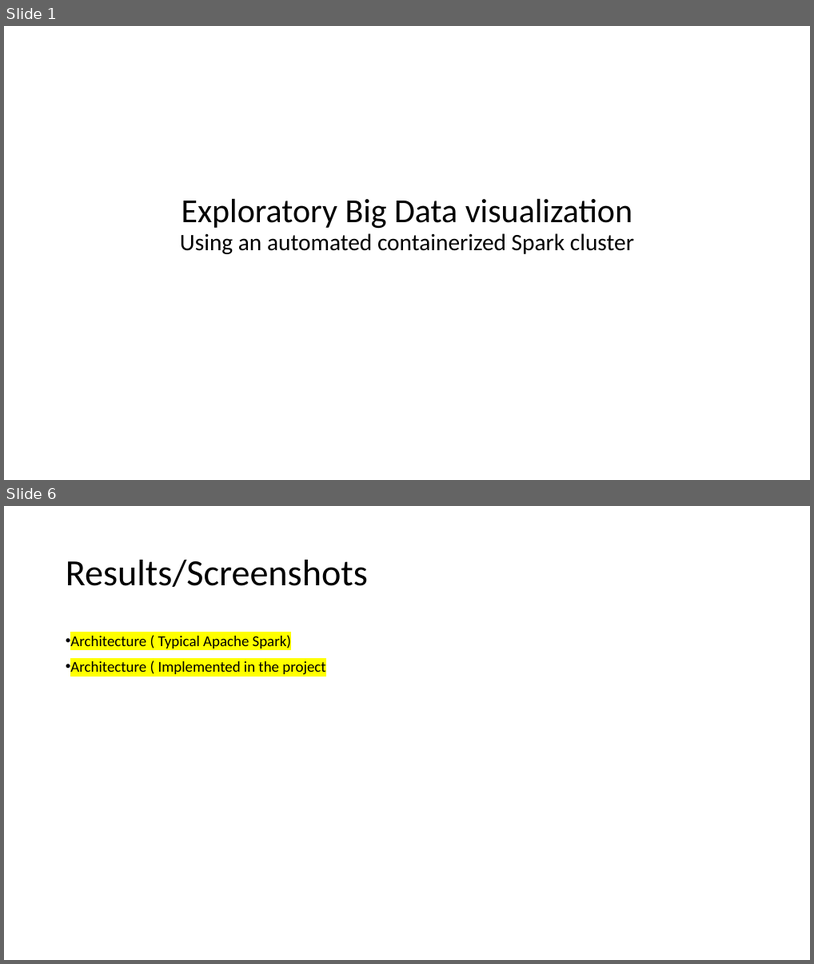
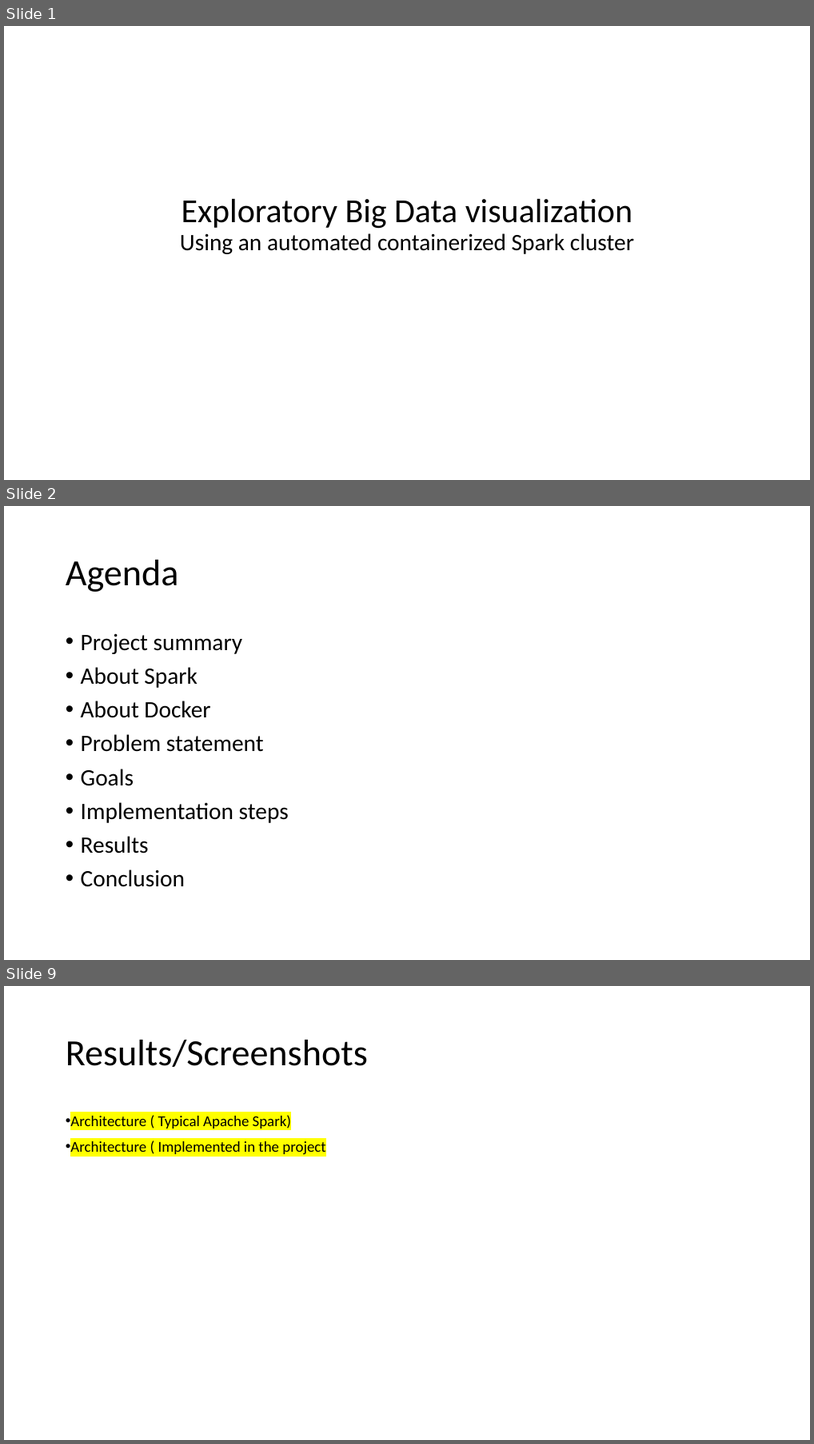
Before and after one commit to gprasad09/Apache-Spark-Cluster-Project, a slide deck: misc/ProjectReports-In progress/TermProject.pptx. Shown one above the other, each under a label of ours: slides 1 and 6 before the commit, slides 1, 2 and 9 after it; the slides between them are not shown. The pictures are 814x964 and 814x1444 pixels, drawn with LibreOffice and Linux fonts; fonts in the diff are those of the drawing. Boxes give left, top, right and bottom in pixels: in the first picture for what was removed or moved away, otherwise in the second. Text is boxed around its words. In the diff, an @@ line names an element or a change of style, - is before the commit and + after.

```diff
--- a/misc/ProjectReports-In progress/TermProject.pptx
+++ b/misc/ProjectReports-In progress/TermProject.pptx
@@ slide 2 added at box(4, 506, 810, 960), background #FFFFFF @@
@@ title added at box(66, 560, 179, 592), 44 pt, text #000000 @@
+Agenda
@@ text added at box(81, 633, 289, 887), 28 pt, text #000000 @@
+• Project summary
+• About Spark
+• About Docker
+• Problem statement
+• Goals
+• Implementation steps
+• Results
+• Conclusion
@@ what was slide 6 is now slide 9 @@
```
Also in this commit, not shown: 5 slides changed, 2 other slides added.
